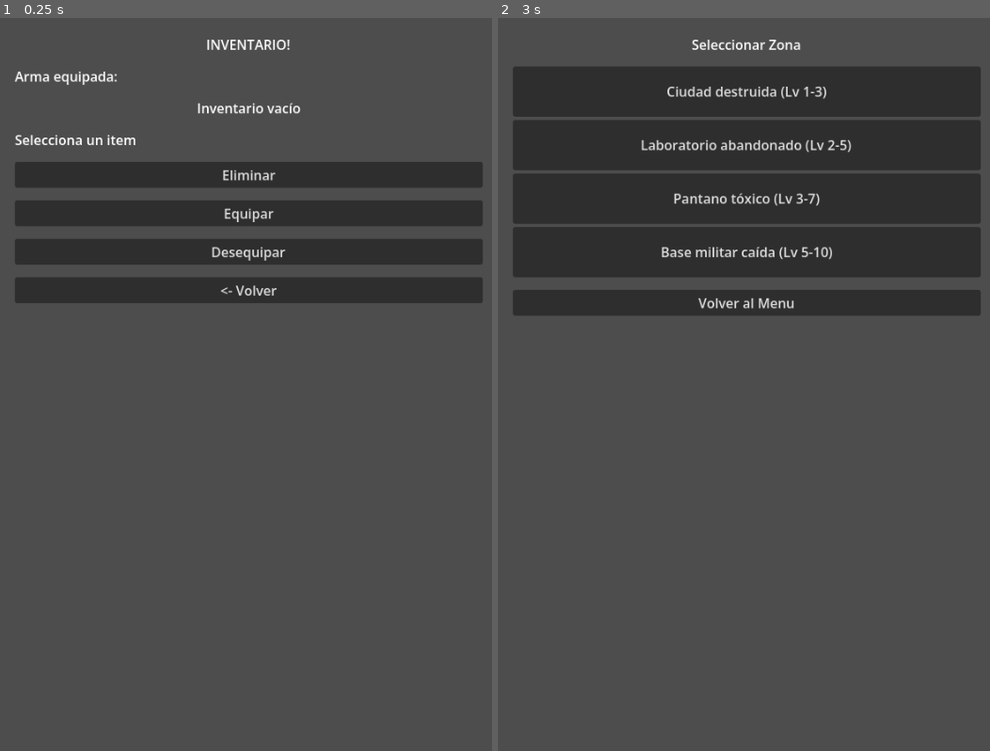
Above: before the commit, frames 1-2 (left to right).
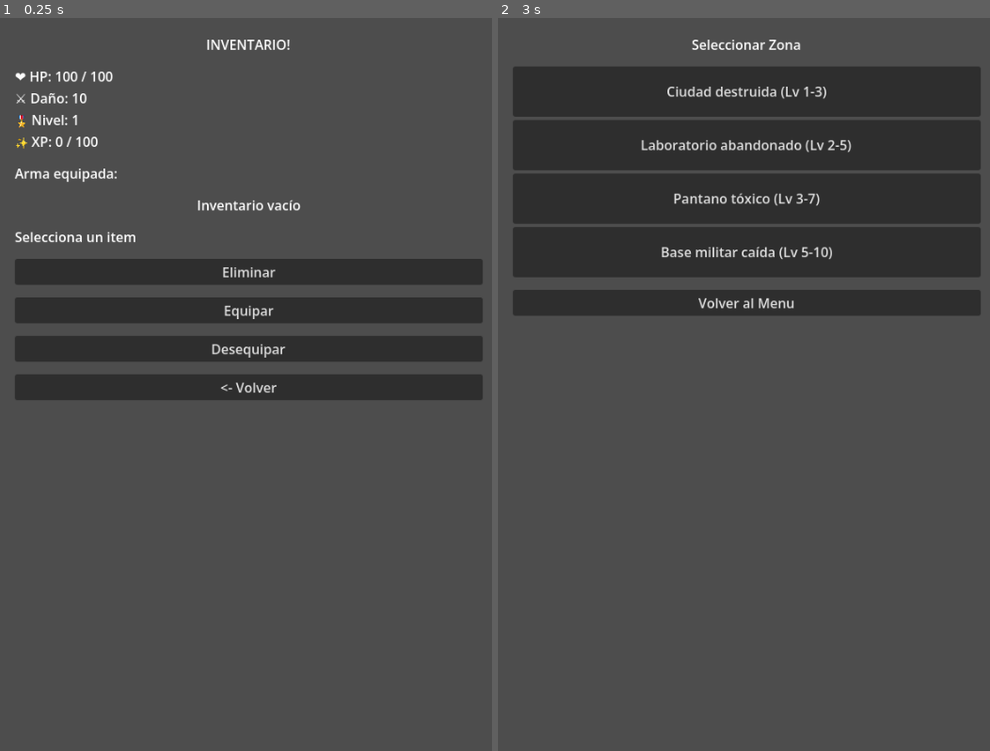
Above: after the commit, the same moments.

Repository: MirandaFrancoCBA/apocalypsheep
Game: Godot game, scene res://scenes/inventory.tscn
Two runs of this game, one before a commit and one after it. Both use one fixed random seed, a clock stepped at 60 frames per second and the inputs below. This scene is started directly instead of the project's main scene.
Inputs:
- Up to frame 1 (0.25 s): no input
- Up to frame 2 (3 s): click "Eliminar" at 0.5 s; click "Equipar" at 1.25 s; click "Desequipar" at 2 s; click "<- Volver" at 2.75 s

The runs differ from the first frame. In frame 1, 22% of the frame differs, in the area x 2-99%, y 7-53%; in frame 2, nothing differs.

Commit message:
Feat: stats visibles

Diff:
--- a/scenes/inventory.tscn
+++ b/scenes/inventory.tscn
@@ -31,6 +31,10 @@
 layout_mode = 2
 text = "INVENTARIO!"
 horizontal_alignment = 1
+
+[node name="LabelStats" type="Label" parent="MarginContainer/VBoxContainer" unique_id=1079375024]
+layout_mode = 2
+text = "Estadisticas"
 
 [node name="LabelEquipped" type="Label" parent="MarginContainer/VBoxContainer" unique_id=483843494]
 layout_mode = 2
--- a/scripts/ui/inventory_scree.gd
+++ b/scripts/ui/inventory_scree.gd
@@ -8,6 +8,7 @@
 @onready var button_unequip = $MarginContainer/VBoxContainer/ButtonUnequip
 @onready var button_delete = $MarginContainer/VBoxContainer/ButtonDelete
 @onready var confirm_delete_dialog = $ConfirmDeleteDialog
+@onready var label_stats = $MarginContainer/VBoxContainer/LabelStats
 
 var selected_item: Dictionary = {}
 
@@ -18,10 +19,12 @@
 	inventory.size(),
 	Constants.INVENTORY_MAX_SIZE
 ]
+	GameManager.player_data_changed.connect(_update_stats)
 	print("[Inventory] Cargando inventario")
 	_load_inventory()
 	_update_equipped_label()
 	_update_unequip_button()
+	_update_stats()
 
 # ─────────────────────────────────────────
 # LOAD
@@ -175,3 +178,24 @@
 		label_equipped.text = "Arma equipada: Ninguna"
 	else:
 		label_equipped.text = "Arma equipada: " + weapon.get("name", "")
+
+func _update_stats() -> void:
+	var player = GameManager.get_player_data()
+
+	var text = ""
+
+	text += "❤️ HP: %d / %d\n" % [player["hp"], player["max_hp"]]
+
+	# 🔥 DAÑO REAL (con arma)
+	var weapon = GameManager.get_equipped_weapon()
+	var total_damage = player["damage"]
+
+	if weapon != null:
+		total_damage += weapon.get("damage", 0)
+
+	text += "⚔️ Daño: %d\n" % total_damage
+
+	text += "🎖️ Nivel: %d\n" % player["level"]
+	text += "✨ XP: %d / %d" % [player["xp"], player["xp_to_next"]]
+
+	label_stats.text = text
